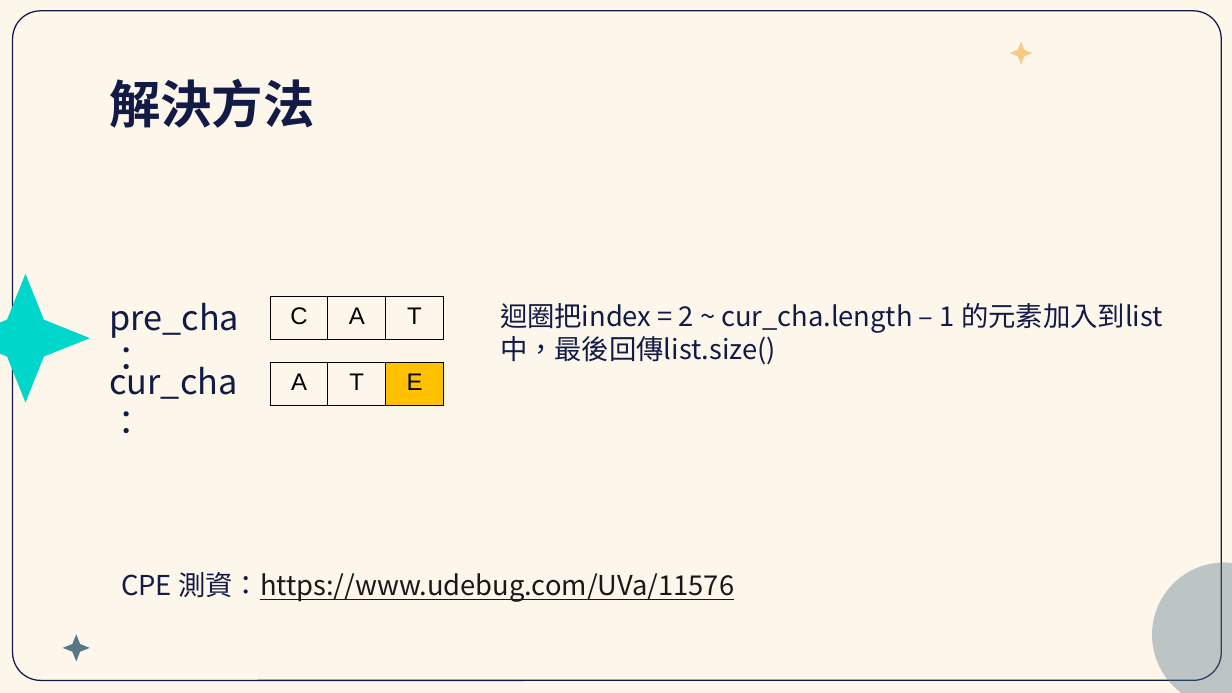
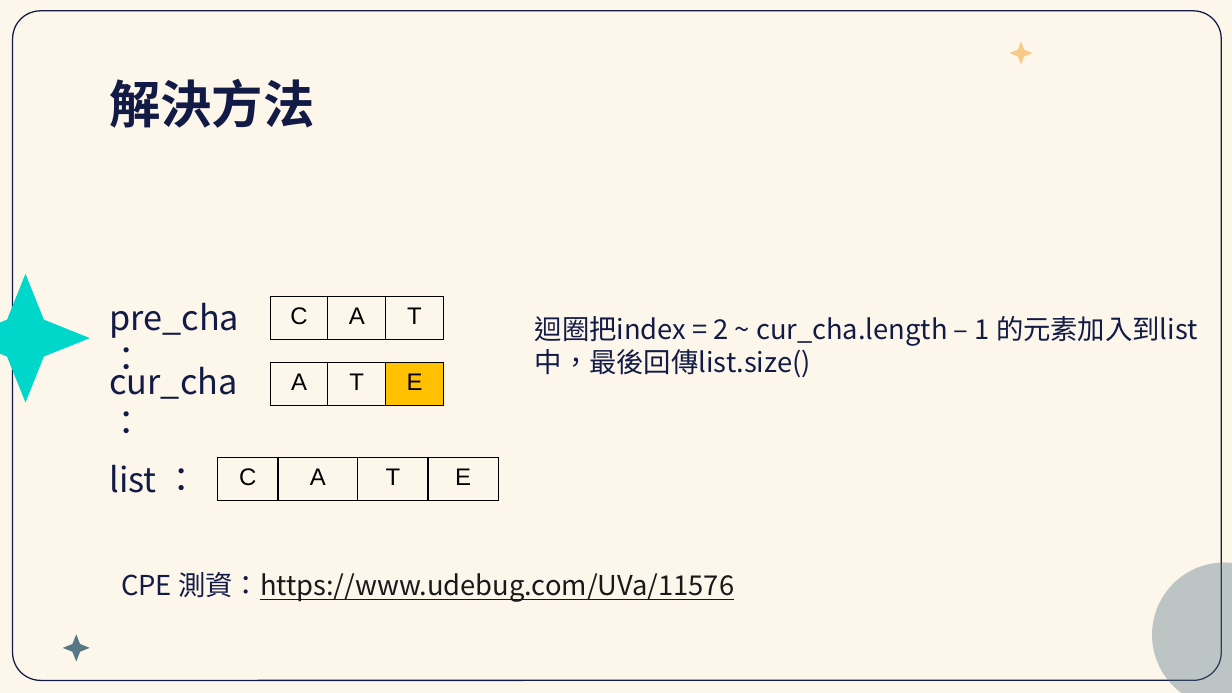
Before and after one commit to dizzysoup/CPE, a slide deck: slide 7 of UVA 11576 Scrolling Sign/11576 Scrolling Sign.pptx. Drawn at 1232x693 pixels with LibreOffice and Linux fonts; fonts in the diff are those of the drawing. Boxes give left, top, right and bottom in pixels: in the first picture for what was removed or moved away, otherwise in the second. Text is boxed around its words. In the diff, an @@ line names an element or a change of style, - is before the commit and + after.

```diff
--- a/UVA 11576 Scrolling Sign/11576 Scrolling Sign.pptx
+++ b/UVA 11576 Scrolling Sign/11576 Scrolling Sign.pptx
@@ subtitle "迴圈把index = 2 ~ cur_cha.length ...": place and size @@
-subtitle "迴圈把index = 2 ~ cur_cha.length ..." at (500, 303, 1163, 365)
+subtitle "迴圈把index = 2 ~ cur_cha.length ..." at (535, 316, 1198, 378)
@@ text added at (109, 464, 156, 493), 20 pt, text #121B46 @@
+list ：
@@ table added at (217, 457, 498, 500), 1 rows, 4 columns @@
+C | A | T | E
```
Also in this commit, not shown: 4 other files.
